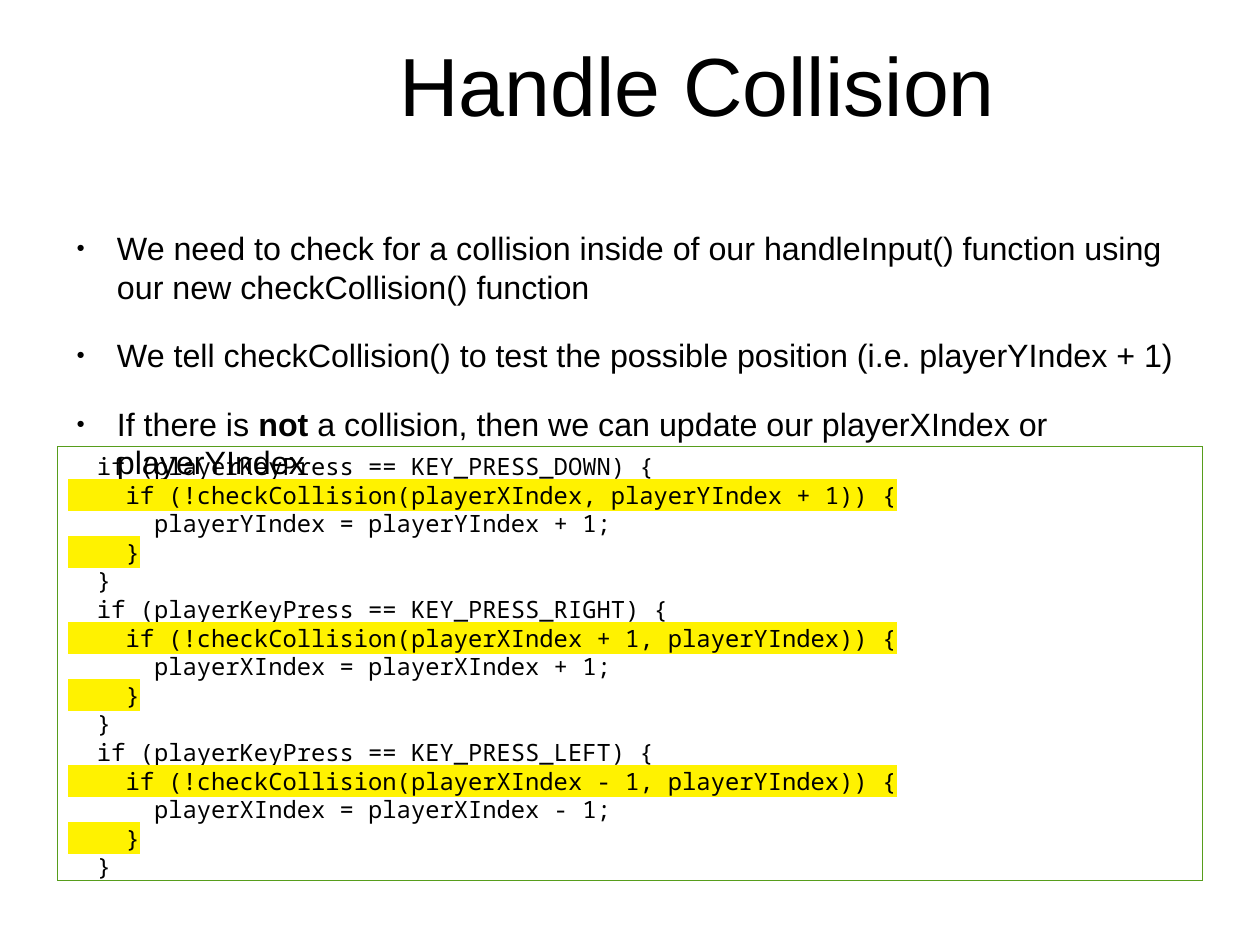
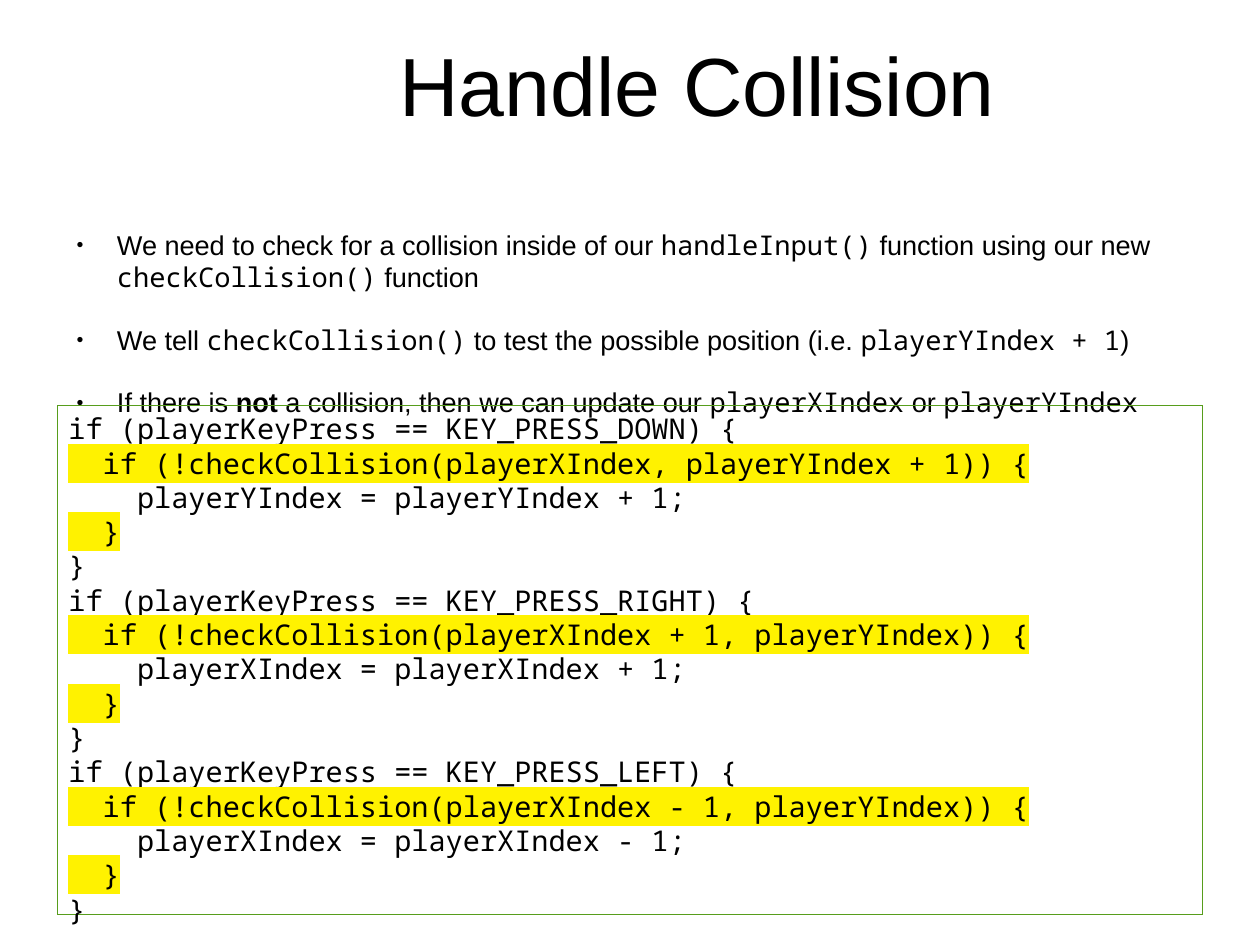
Before and after one commit to originalgrego/Webtris, a slide deck: slide 23 of Webtris - Explorathon 2019.odp. Drawn at 1260x946 pixels with LibreOffice and Linux fonts; fonts in the diff are those of the drawing; background and template pictures are left out. Boxes give left, top, right and bottom in pixels: in the first picture for what was removed or moved away, otherwise in the second. Text is boxed around its words. In the diff, an @@ line names an element or a change of style, - is before the commit and + after.

Commit message:
Polishing up the presentation and adding in some slides about triggering game over; update the starter JS file to handle checking for a game over

```diff
--- a/Webtris - Explorathon 2019.odp
+++ b/Webtris - Explorathon 2019.odp
@@ text "We need to check for ..." at box(117, 234, 1151, 420): size 20.3 to 17.1 pt; font Arial to Noto Sans Mono in "handleInput() checkCollision()", "checkCollision() playerYIndex + 1)", "playerXIndex playerYIndex" @@
@@ rectangle "if (playerKeyPress == KEY_PRESS_DOWN) {": place and size @@
-rectangle "if (playerKeyPress == KEY_PRESS_DOWN) {" at box(57, 446, 1203, 880)
+rectangle "if (playerKeyPress == KEY_PRESS_DOWN) {" at box(57, 406, 1203, 915)
@@ rectangle "if (playerKeyPress == KEY_PRESS_DOWN) {" at box(57, 406, 1203, 915): size 15 to 18 pt @@
```
Also in this commit, not shown: 19 other slides changed, 4 slides added, 1 other file.
